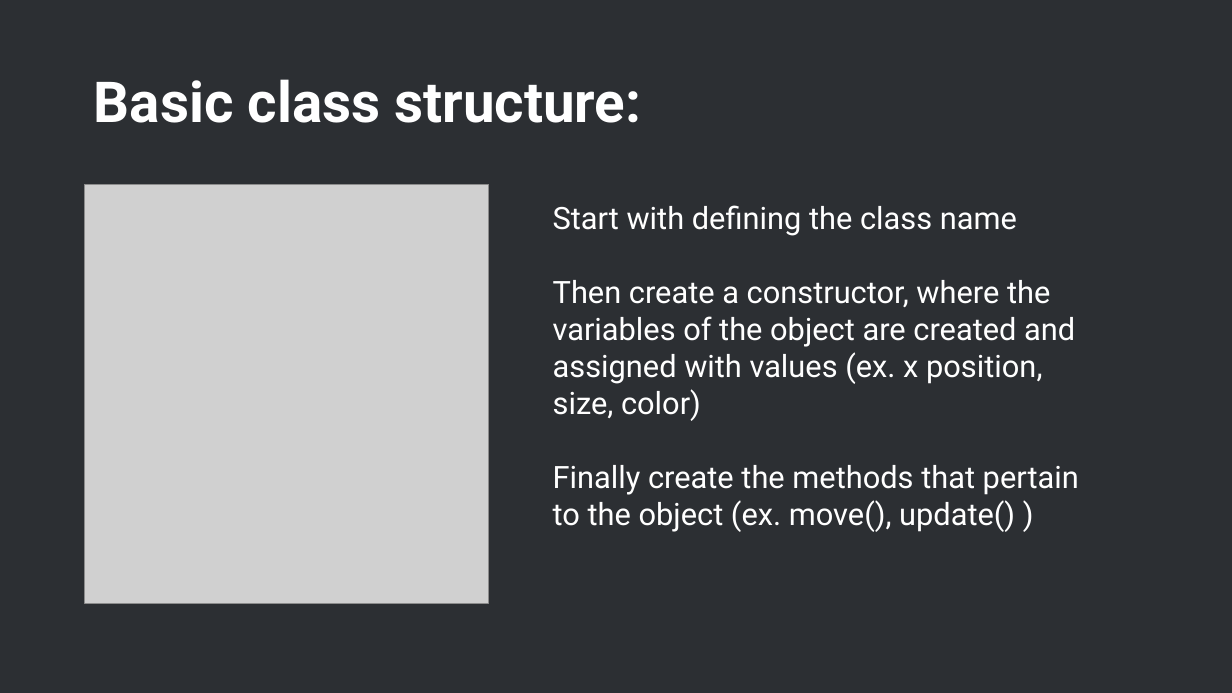
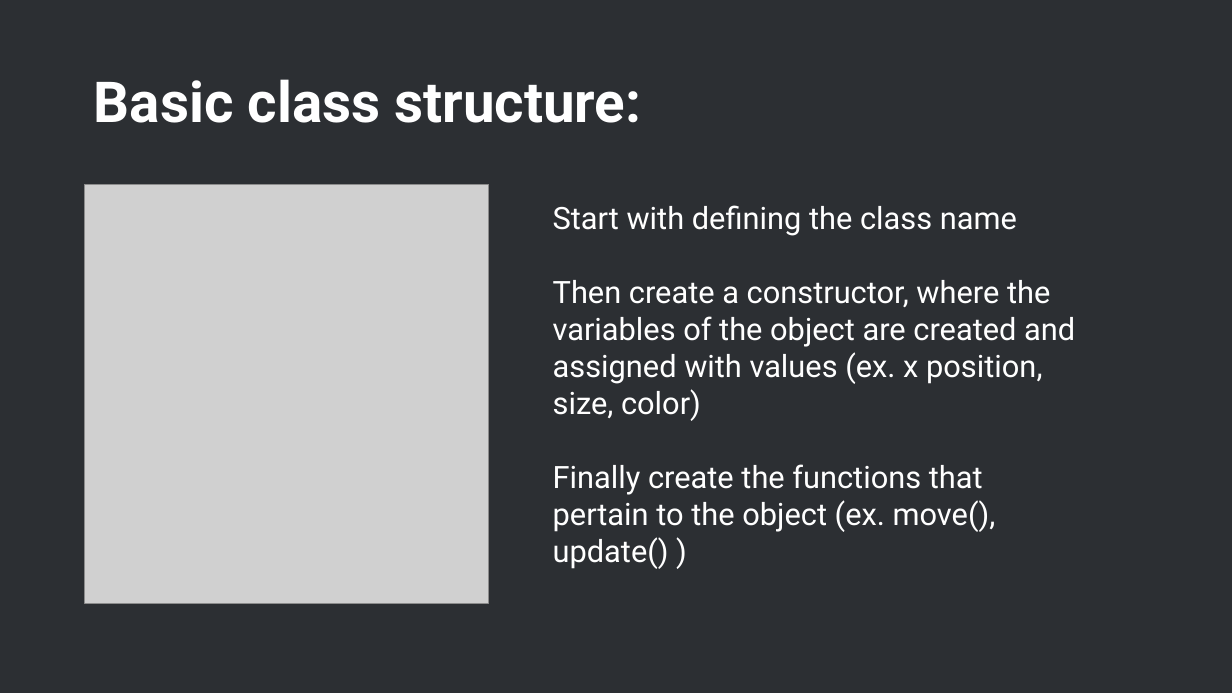
Before and after one commit to Kaidriver/p5.js-pong-workshop, a slide deck: slide 13 of p5.js workshopu.pptx (slide 12 before the commit). Drawn at 1232x693 pixels with LibreOffice and Linux fonts; fonts in the diff are those of the drawing; grey boxes stand for pictures; background and template pictures are left out. Boxes give left, top, right and bottom in pixels: in the first picture for what was removed or moved away, otherwise in the second. Text is boxed around its words. In the diff, an @@ line names an element or a change of style, - is before the commit and + after.

```diff
--- a/p5.js workshopu.pptx
+++ b/p5.js workshopu.pptx
@@ text at (553, 464, 996, 569): text changed @@
-Finally create the methods that pertain to the object (ex. move(), update() )
+Finally create the functions that pertain to the object (ex. move(), update() )
```
Also in this commit, not shown: 14 other slides changed, 3 slides added.
